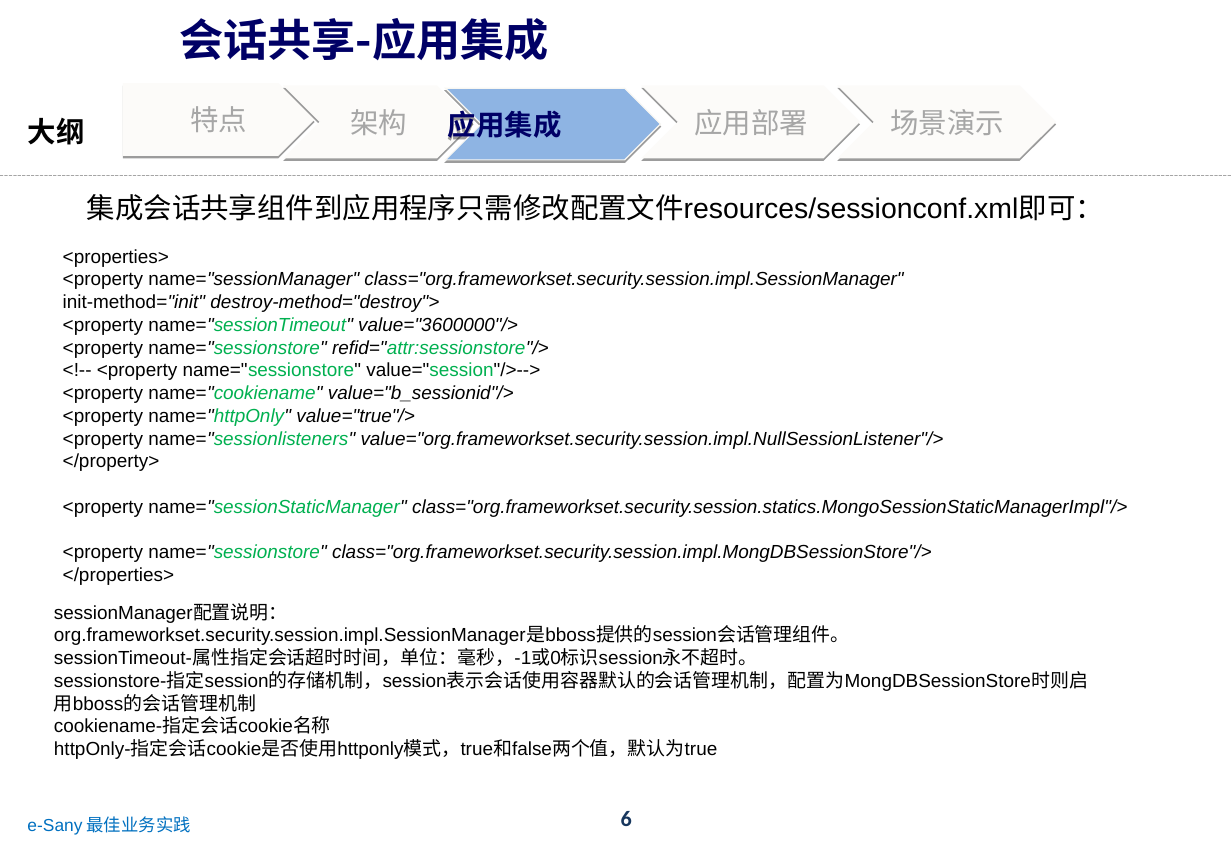
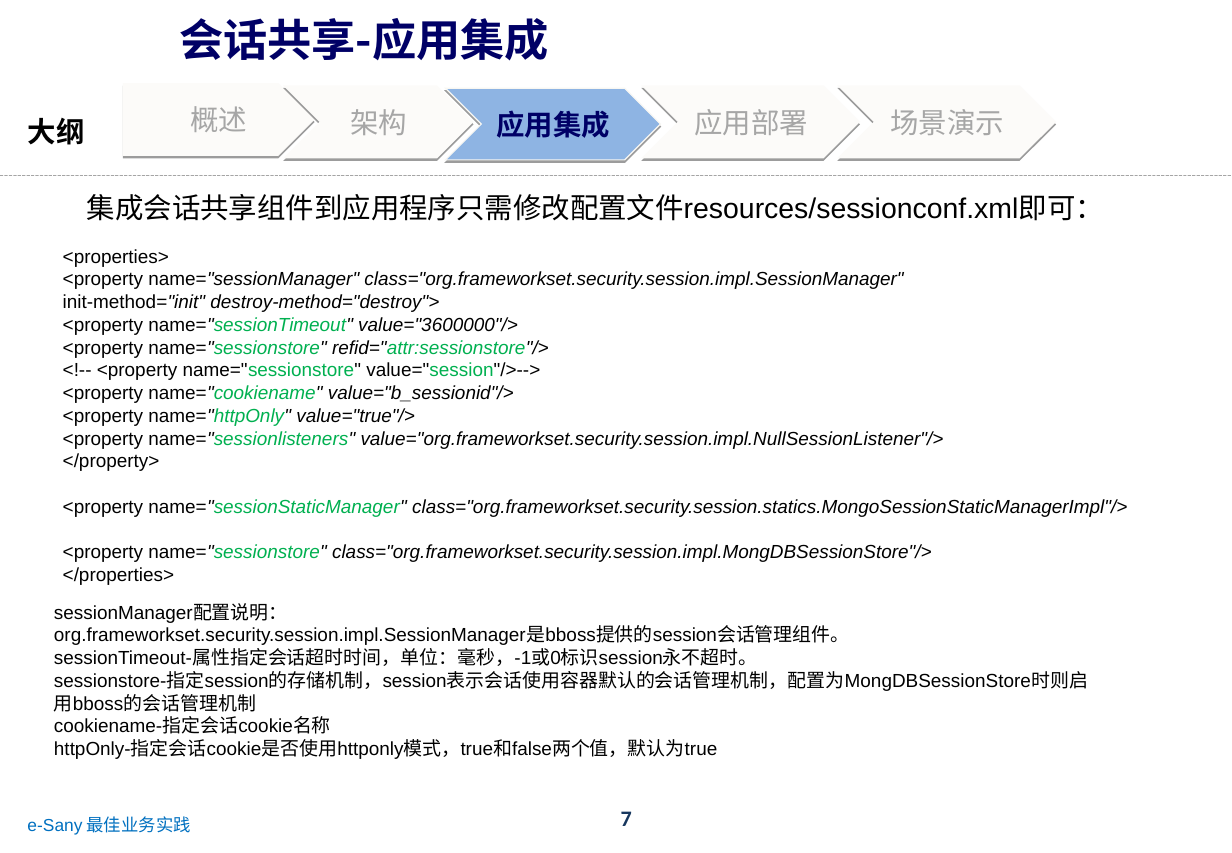
Before and after one commit to zhanght86/bboss-cms, a slide deck: slide 7 of 文档/SanyPDP平台会话共享介绍.ppt (slide 6 before the commit). Drawn at 1232x853 pixels with LibreOffice and Linux fonts; fonts in the diff are those of the drawing; background and template pictures are left out. Boxes give left, top, right and bottom in pixels: in the first picture for what was removed or moved away, otherwise in the second. Text is boxed around its words. In the diff, an @@ line names an element or a change of style, - is before the commit and + after.

```diff
--- a/文档/SanyPDP平台会话共享介绍.ppt
+++ b/文档/SanyPDP平台会话共享介绍.ppt
@@ freeform shape "应用集成" at box(446, 89, 660, 160): alignment left to centre @@
@@ text in freeform shape at box(190, 106, 247, 132): text changed @@
-特点
+概述
@@ page number at box(621, 811, 632, 826): text changed @@
-6
+7
```
Also in this commit, not shown: 9 other slides changed, 3 slides added, 9 other files.
